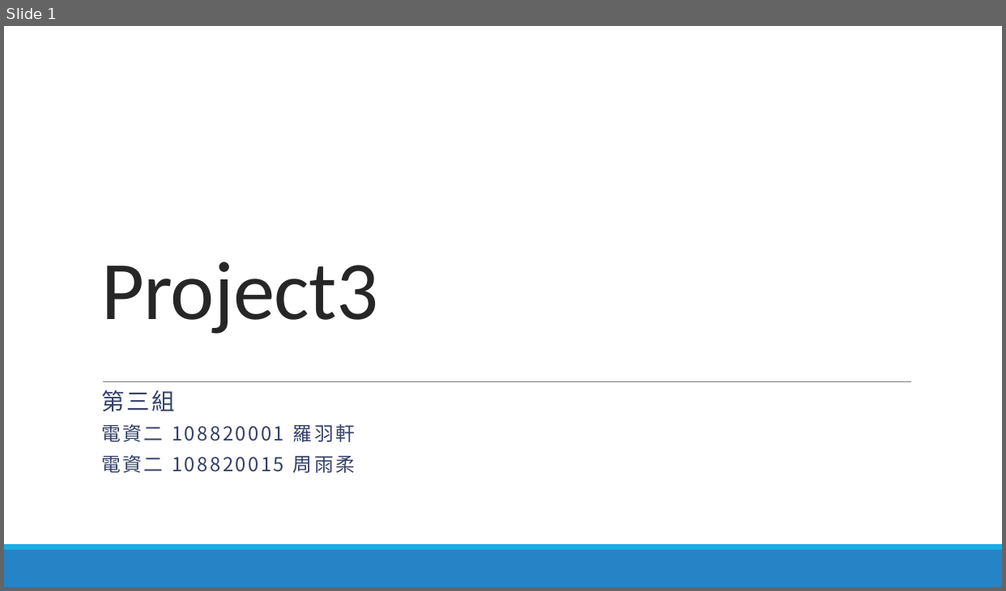
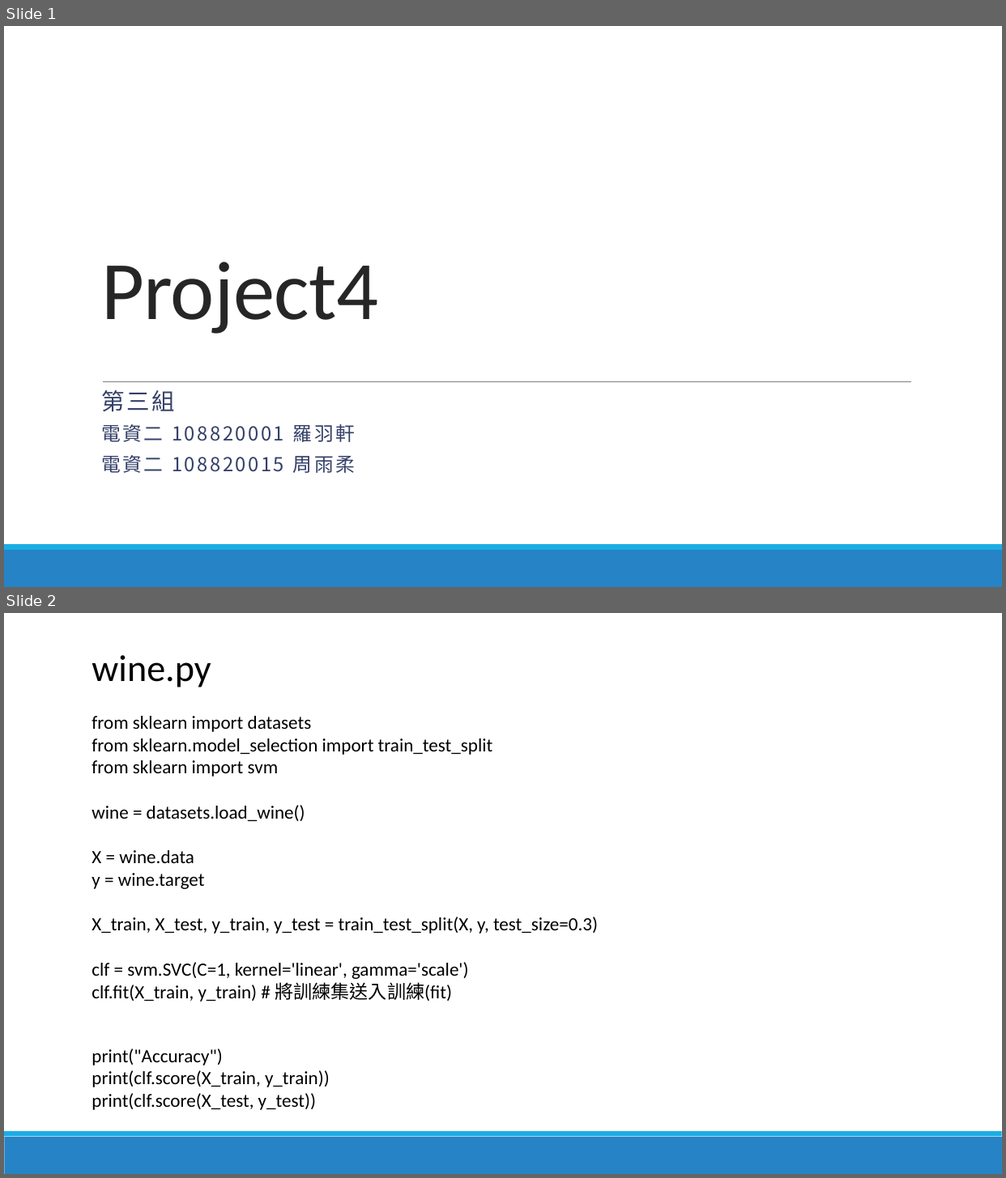
Before and after one commit to lohsuan/Multimedia-Tech, a slide deck: Project4_第三組_小組報告/Project4_第三組_小組報告.pptx. Shown one above the other, each under a label of ours: slide 1 before the commit, slides 1 and 2 after it. The pictures are 1006x591 and 1006x1178 pixels, drawn with LibreOffice and Linux fonts; fonts in the diff are those of the drawing. Boxes give left, top, right and bottom in pixels: in the first picture for what was removed or moved away, otherwise in the second. Text is boxed around its words. In the diff, an @@ line names an element or a change of style, - is before the commit and + after.

```diff
--- a/Project4_第三組_小組報告/Project4_第三組_小組報告.pptx
+++ b/Project4_第三組_小組報告/Project4_第三組_小組報告.pptx
@@ slide 2 added at <box>4,613,1002,1174</box>, background #FFFFFF; not listed: 2 template elements that a slide beside it also shows @@
@@ text added at <box>91,655,211,688</box>, 36 pt, text #000000 @@
+wine.py
@@ text added at <box>91,716,598,1002</box>, 18 pt, text #000000 @@
+from sklearn import datasets
+from sklearn.model_selection import train_test_split
+from sklearn import svm
+wine = datasets.load_wine()
+X = wine.data
+y = wine.target
+X_train, X_test, y_train, y_test = train_test_split(X, y, test_size=0.3)
+clf = svm.SVC(C=1, kernel='linear', gamma='scale')
+clf.fit(X_train, y_train) # 將訓練集送入訓練(fit)
@@ text added at <box>91,1049,330,1110</box>, 18 pt, text #000000 @@
+print("Accuracy")
+print(clf.score(X_train, y_train))
+print(clf.score(X_test, y_test))
@@ slide 1 changed as well @@
@@ title at <box>101,262,378,334</box>: text changed @@
-Project3
+Project4
```
Also in this commit, not shown: 1 other slide changed, 2 other slides added, 16 slides removed, 8 other files.
